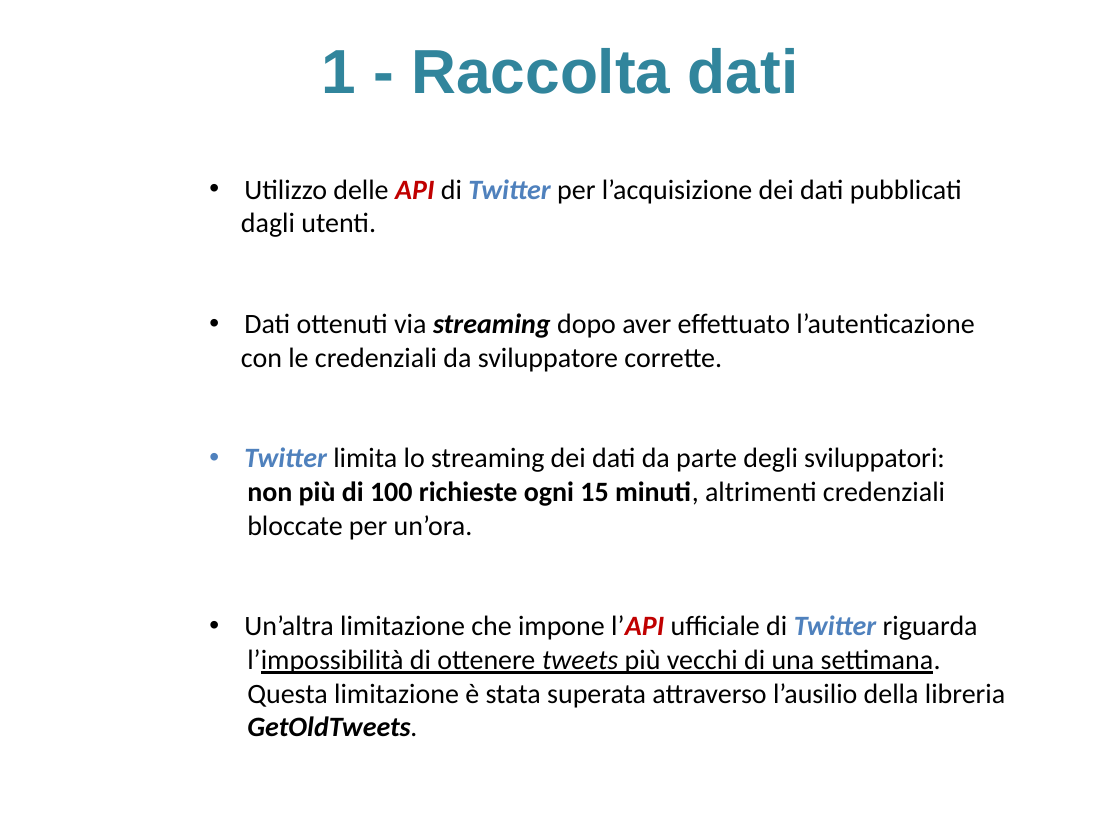
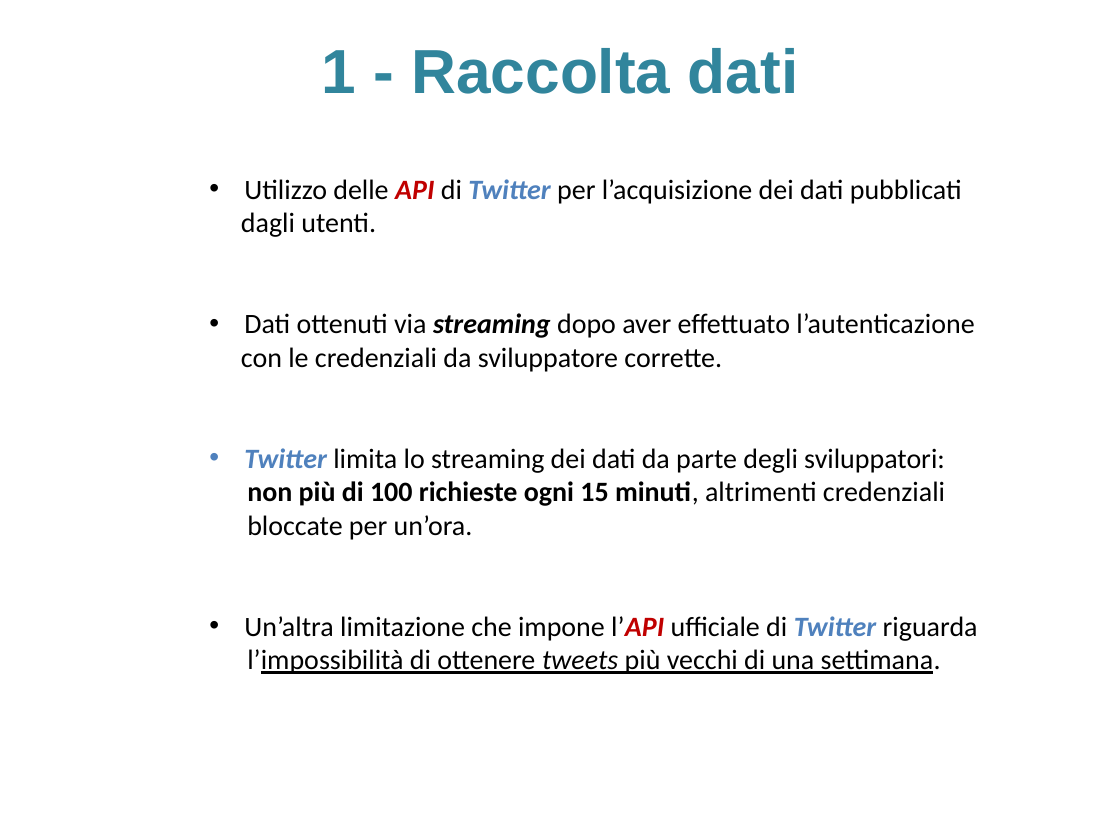
Before and after one commit to sidious1991/TesiLatex, a slide deck: slide 15 of PRESENTAZIONE_TESI/presentazione_agostini_stefano.pptx. Drawn at 1120x840 pixels with LibreOffice and Linux fonts; fonts in the diff are those of the drawing; background and template pictures are left out. Boxes give left, top, right and bottom in pixels: in the first picture for what was removed or moved away, otherwise in the second. Text is boxed around its words. In the diff, an @@ line names an element or a change of style, - is before the commit and + after.

```diff
--- a/PRESENTAZIONE_TESI/presentazione_agostini_stefano.pptx
+++ b/PRESENTAZIONE_TESI/presentazione_agostini_stefano.pptx
@@ text at [247,683,1005,737]: paragraphs removed @@
-Questa limitazione è stata superata attraverso l’ausilio della libreria
-GetOldTweets.
```
Also in this commit, not shown: 4 other slides changed, 1 other file.
